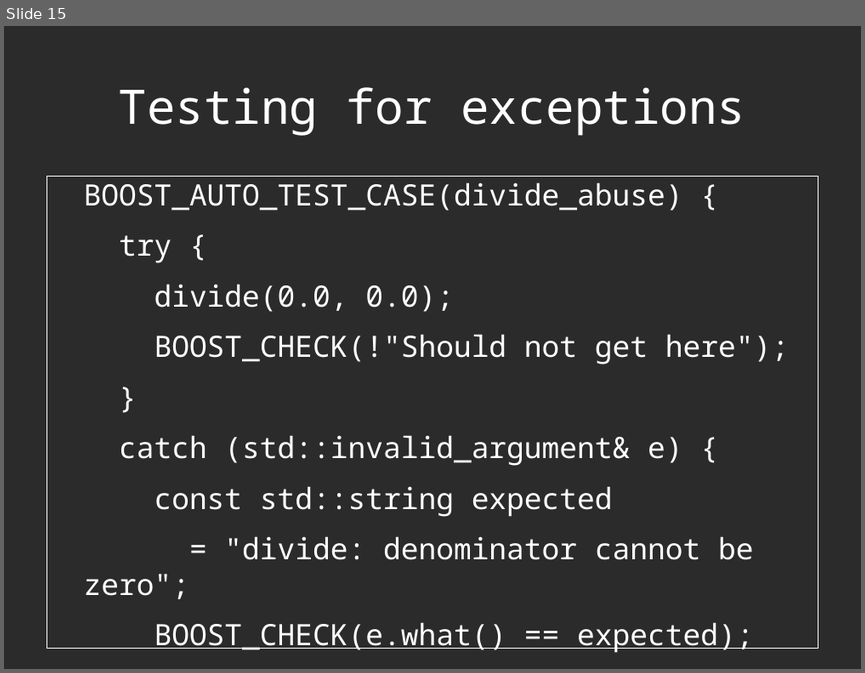
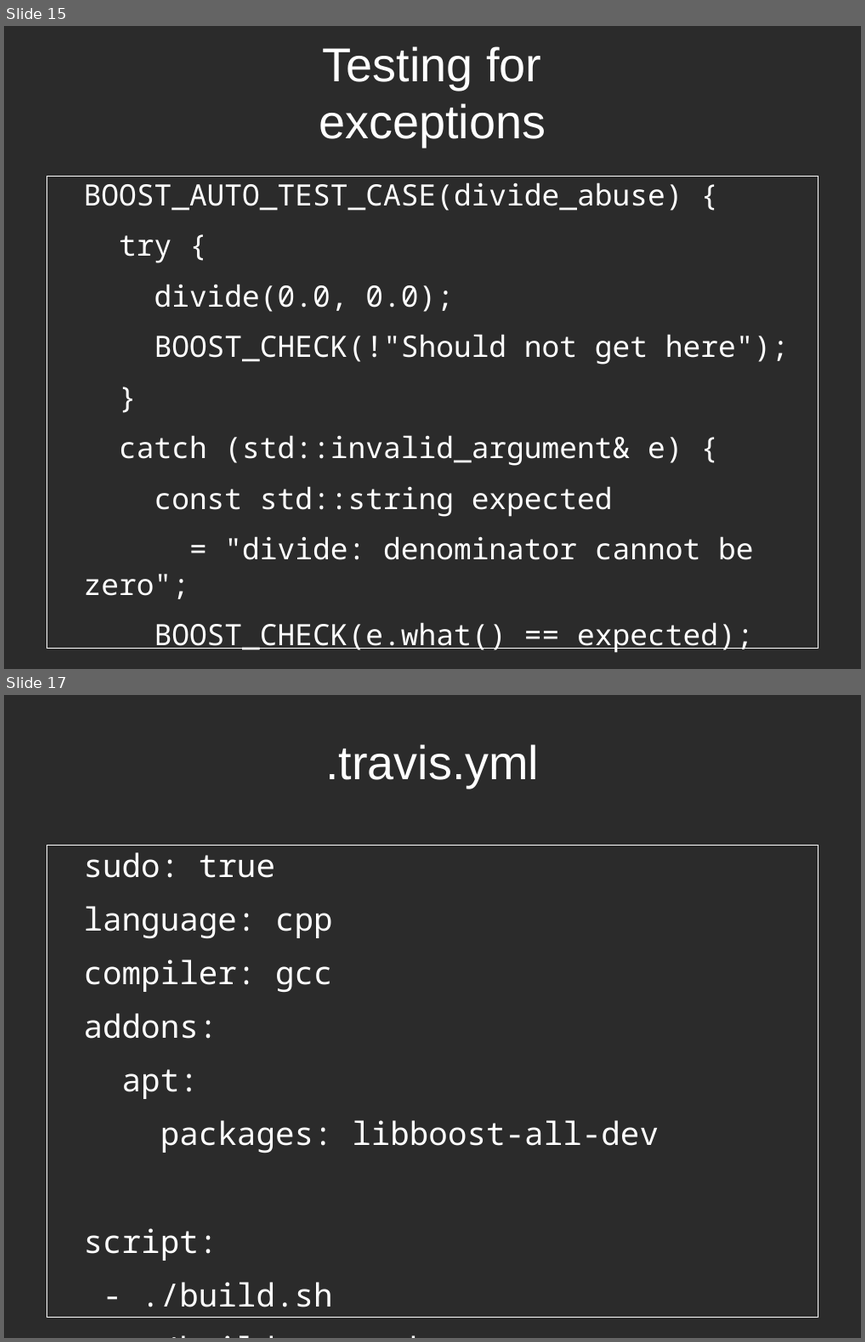
Before and after one commit to richelbilderbeek/CppPresentations, a slide deck: BoostTest/BoostTest.odp. Shown one above the other, each under a label of ours: slide 15 before the commit, slides 15 and 17 after it; the slides between them are not shown. The pictures are 865x673 and 865x1342 pixels, drawn with LibreOffice and Linux fonts; fonts in the diff are those of the drawing; background and template pictures are left out; a plain dark background stands for a picture behind light text. Boxes give left, top, right and bottom in pixels: in the first picture for what was removed or moved away, otherwise in the second. Text is boxed around its words. In the diff, an @@ line names an element or a change of style, - is before the commit and + after.

```diff
--- a/BoostTest/BoostTest.odp
+++ b/BoostTest/BoostTest.odp
@@ slide 17 added at [4,695,861,1338], background picture (left out) @@
@@ title added at [325,744,539,788], 44 pt, text #FFFFFF @@
+.travis.yml
@@ text added at [46,845,818,1317], outline #FFFFFF 0 pt, 29.6 pt, text #FFFFFF @@
+sudo: true
+language: cpp
+compiler: gcc
+addons:
+apt:
+packages: libboost-all-dev
+script:
+- ./build.sh
+- ./build_test.sh
@@ slide 15 changed as well @@
@@ title "Testing for exceptions": place and size @@
-title "Testing for exceptions" at [119,87,745,136]
+title "Testing for exceptions" at [318,46,545,147]
@@ title "Testing for exceptions" at [318,46,545,147]: font Noto Sans Mono to Arial @@
```
Also in this commit, not shown: 14 other slides changed, 5 other slides added, 6 other files.
